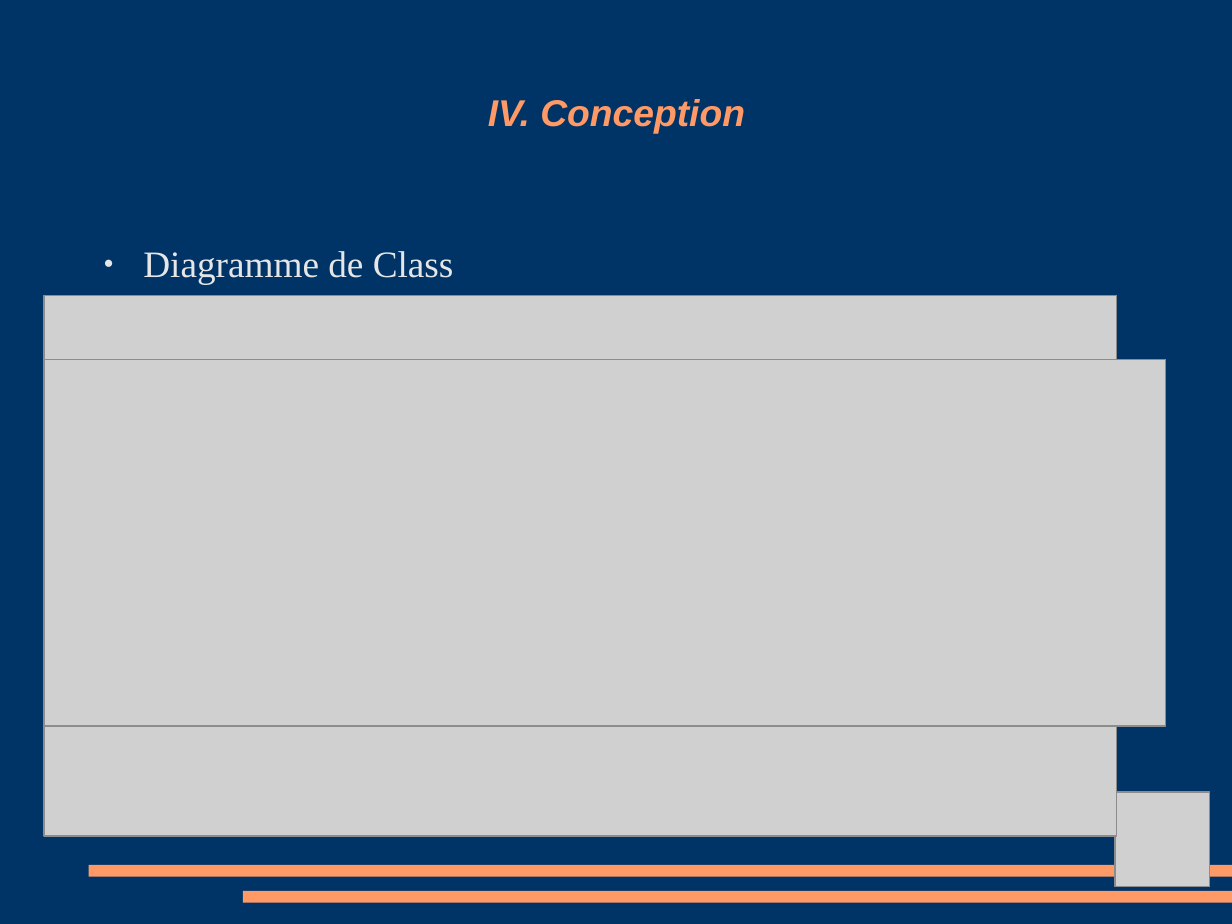
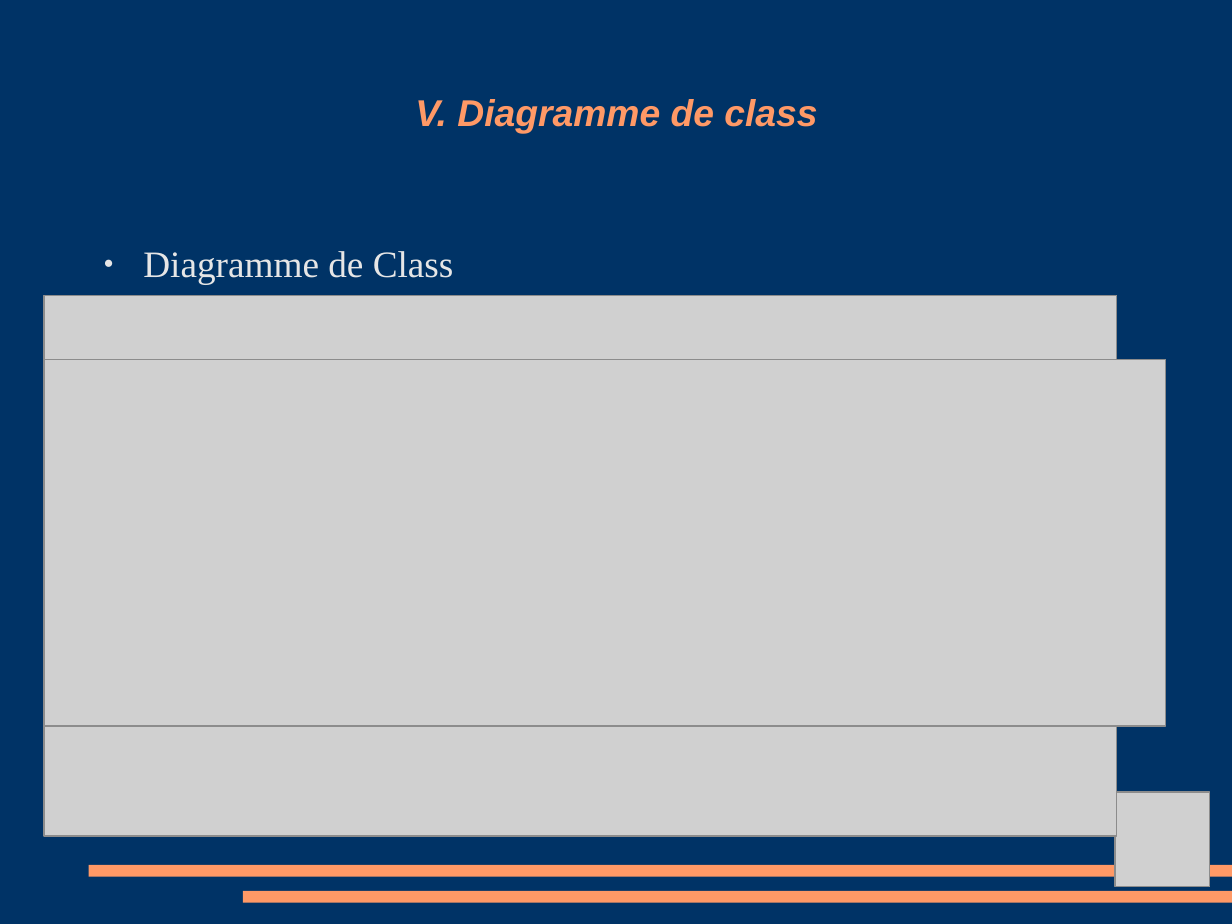
Before and after one commit to Amoun82/Librairy, a slide deck: slide 8 of Debut projet diplome/Projet Diapo.odp (slide 7 before the commit). Drawn at 1232x924 pixels with LibreOffice and Linux fonts; fonts in the diff are those of the drawing; grey boxes stand for pictures. Boxes give left, top, right and bottom in pixels: in the first picture for what was removed or moved away, otherwise in the second. Text is boxed around its words. In the diff, an @@ line names an element or a change of style, - is before the commit and + after.

```diff
--- a/Debut projet diplome/Projet Diapo.odp
+++ b/Debut projet diplome/Projet Diapo.odp
@@ title at bbox=[415, 99, 817, 134]: text changed @@
-IV. Conception
+V. Diagramme de class
```
Also in this commit, not shown: 7 other slides changed, 3 slides added, 2 slides removed, 1 other file.
